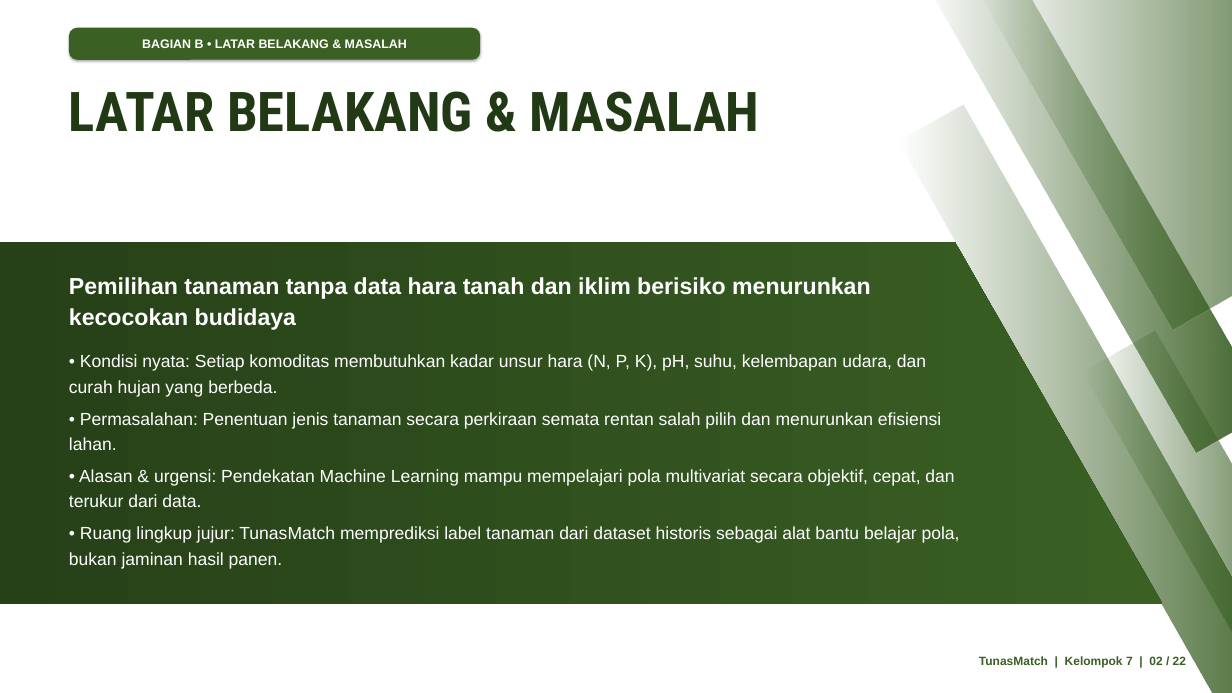
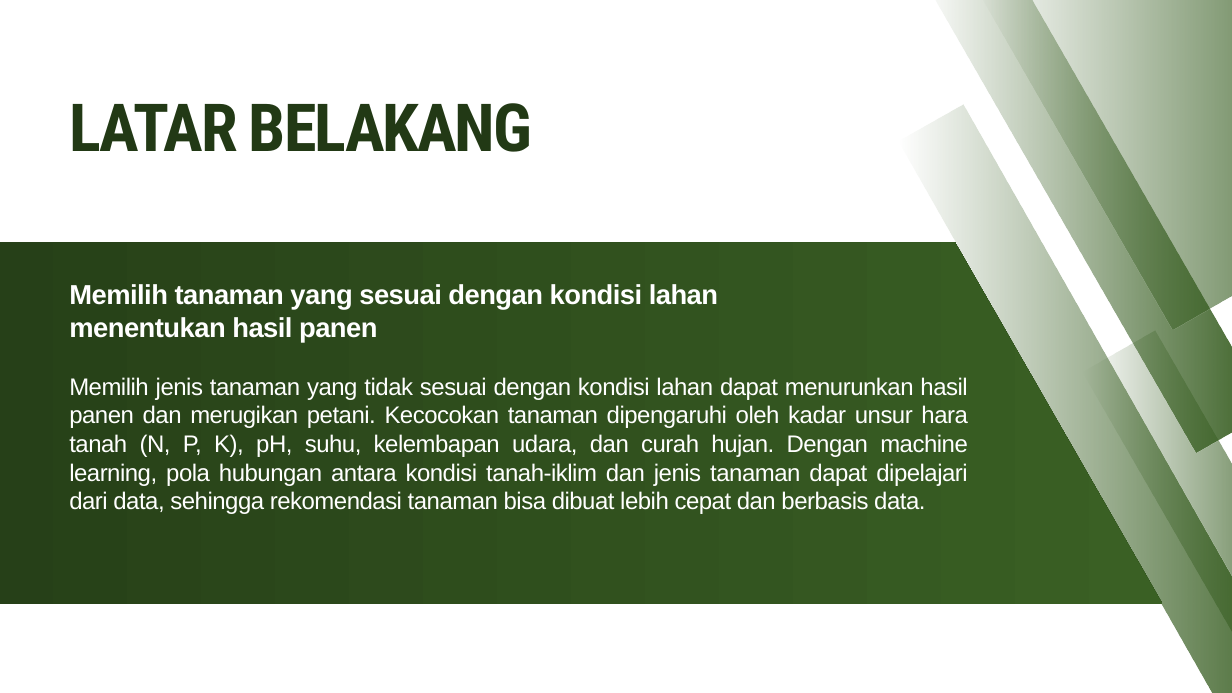
Before and after one commit to mikhailazka-dotcom/ML2026_TEK1302_Kelompok7_TunasMatch, a slide deck: slide 2 of presentation/Laporan_Proyek_Tanaman.pptx. Drawn at 1232x693 pixels with LibreOffice and Linux fonts; fonts in the diff are those of the drawing. Boxes give left, top, right and bottom in pixels: in the first picture for what was removed or moved away, otherwise in the second. Text is boxed around its words. In the diff, an @@ line names an element or a change of style, - is before the commit and + after.

```diff
--- a/presentation/Laporan_Proyek_Tanaman.pptx
+++ b/presentation/Laporan_Proyek_Tanaman.pptx
@@ rounded rectangle removed at box(69, 28, 480, 60) @@
-BAGIAN B • LATAR BELAKANG & MASALAH
@@ text at box(69, 103, 532, 152): text changed; size 64 to 77.5 pt; text colour #223915 to gradient #223915 to #3A6024 @@
-LATAR BELAKANG & MASALAH
+LATAR BELAKANG
@@ text at box(69, 284, 718, 343): text changed; size 27 to 32 pt @@
-Pemilihan tanaman tanpa data hara tanah dan iklim berisiko menurunkan kecocokan budidaya
+Memilih tanaman yang sesuai dengan kondisi lahan menentukan hasil panen
@@ text at box(69, 377, 968, 514): text changed; size 20.5 to 28 pt @@
-• Kondisi nyata: Setiap komoditas membutuhkan kadar unsur hara (N, P, K), pH, suhu, kelembapan udara, dan curah hujan yang berbeda.
-• Permasalahan: Penentuan jenis tanaman secara perkiraan semata rentan salah pilih dan menurunkan efisiensi lahan.
-• Alasan & urgensi: Pendekatan Machine Learning mampu mempelajari pola multivariat secara objektif, cepat, dan terukur dari data.
-• Ruang lingkup jujur: TunasMatch memprediksi label tanaman dari dataset historis sebagai alat bantu belajar pola, bukan jaminan hasil panen.
+Memilih jenis tanaman yang tidak sesuai dengan kondisi lahan dapat menurunkan hasil panen dan merugikan petani. Kecocokan tanaman dipengaruhi oleh kadar unsur hara tanah (N, P, K), pH, suhu, kelembapan udara, dan curah hujan. Dengan machine learning, pola hubungan antara kondisi tanah-iklim dan jenis tanaman dapat dipelajari dari data, sehingga rekomendasi tanaman bisa dibuat lebih cepat dan berbasis data.
@@ text removed at box(979, 656, 1186, 668) @@
-TunasMatch | Kelompok 7 | 02 / 22
```
Also in this commit, not shown: 20 other slides changed, 1 slide added, 1 slide removed, 1 other file.
